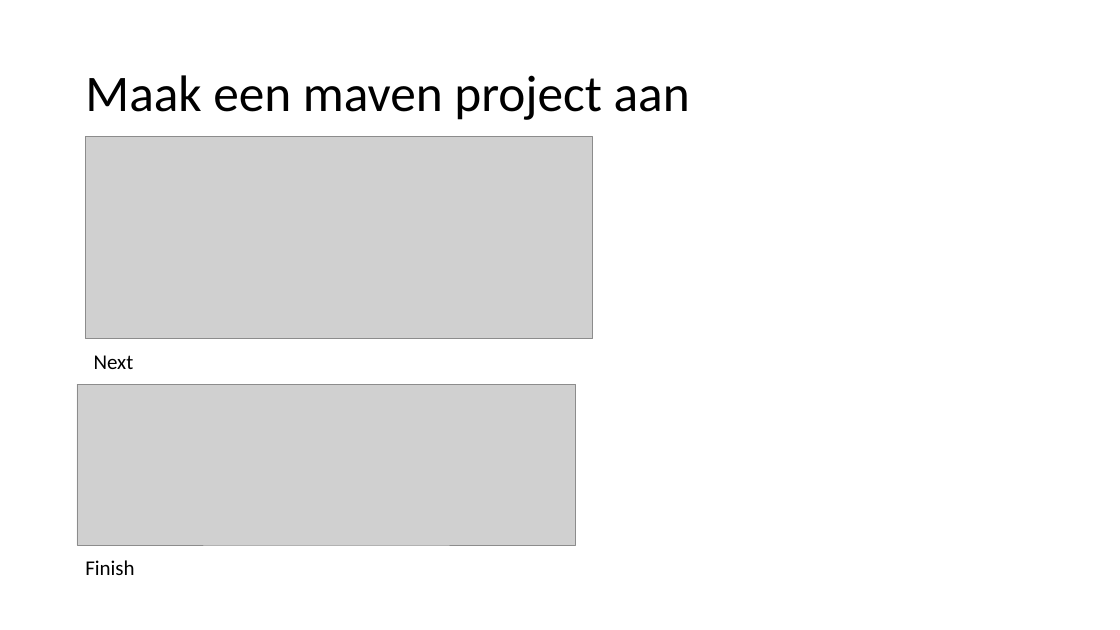
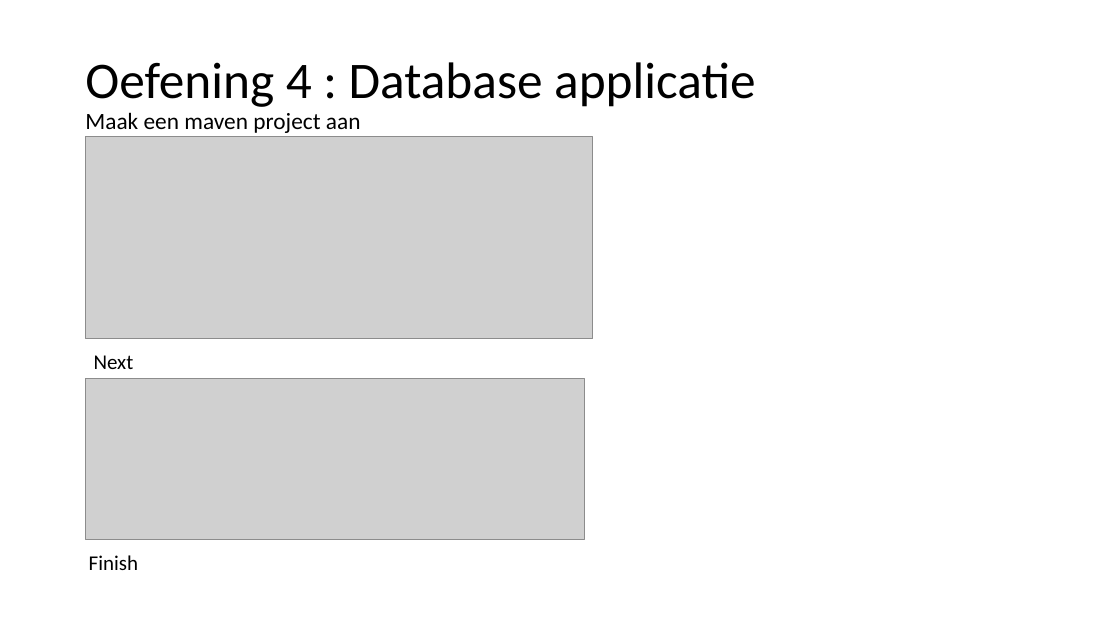
Before and after one commit to otcap/training, a slide deck: slide 10 of java/quickstart/Java training.pptx (slide 11 before the commit). Drawn at 1120x630 pixels with LibreOffice and Linux fonts; fonts in the diff are those of the drawing; grey boxes stand for pictures. Boxes give left, top, right and bottom in pixels: in the first picture for what was removed or moved away, otherwise in the second. Text is boxed around its words. In the diff, an @@ line names an element or a change of style, - is before the commit and + after.

```diff
--- a/java/quickstart/Java training.pptx
+++ b/java/quickstart/Java training.pptx
@@ title at <box>85,62,756,133</box>: text changed @@
-Maak een maven project aan
+Oefening 4 : Database applicatie
+Maak een maven project aan
@@ picture: place and size @@
-picture at <box>77,384,576,545</box>
+picture at <box>86,378,585,539</box>
@@ text "Finish": place and size @@
-text "Finish" at <box>85,560,134,575</box>
+text "Finish" at <box>89,555,138,570</box>
```
Also in this commit, not shown: 4 slides added, 1 slide removed.
